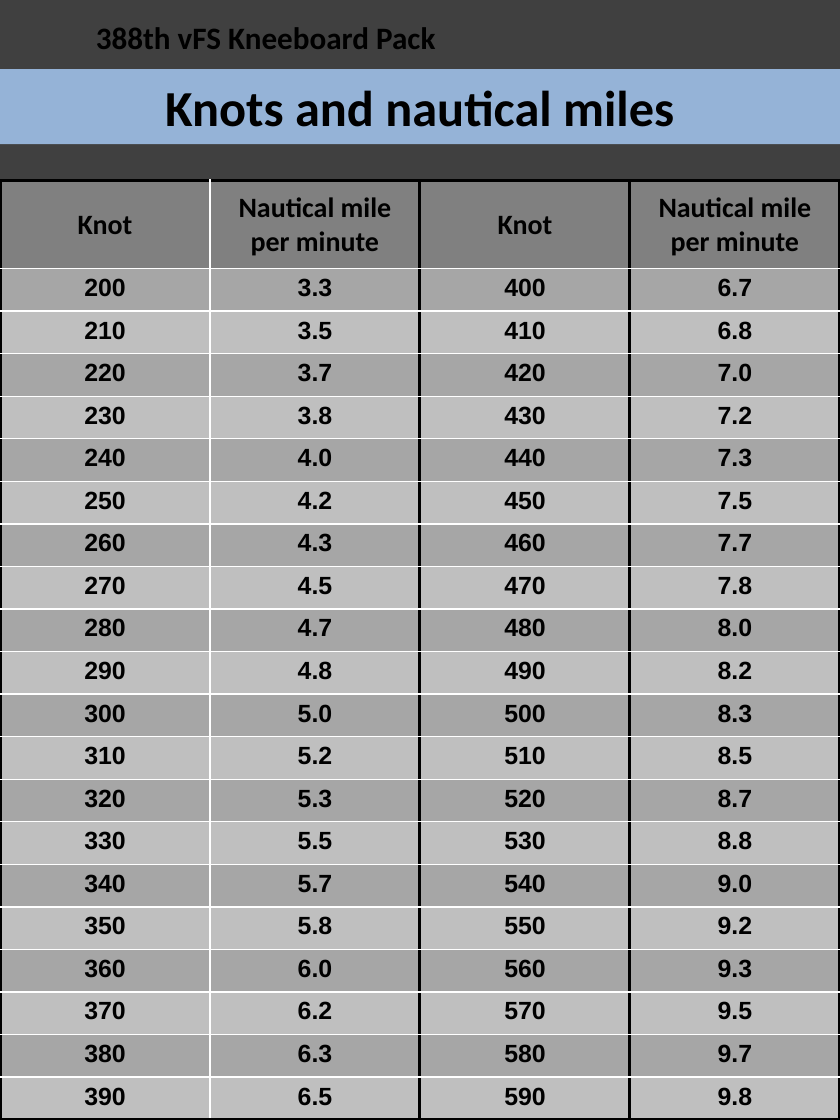
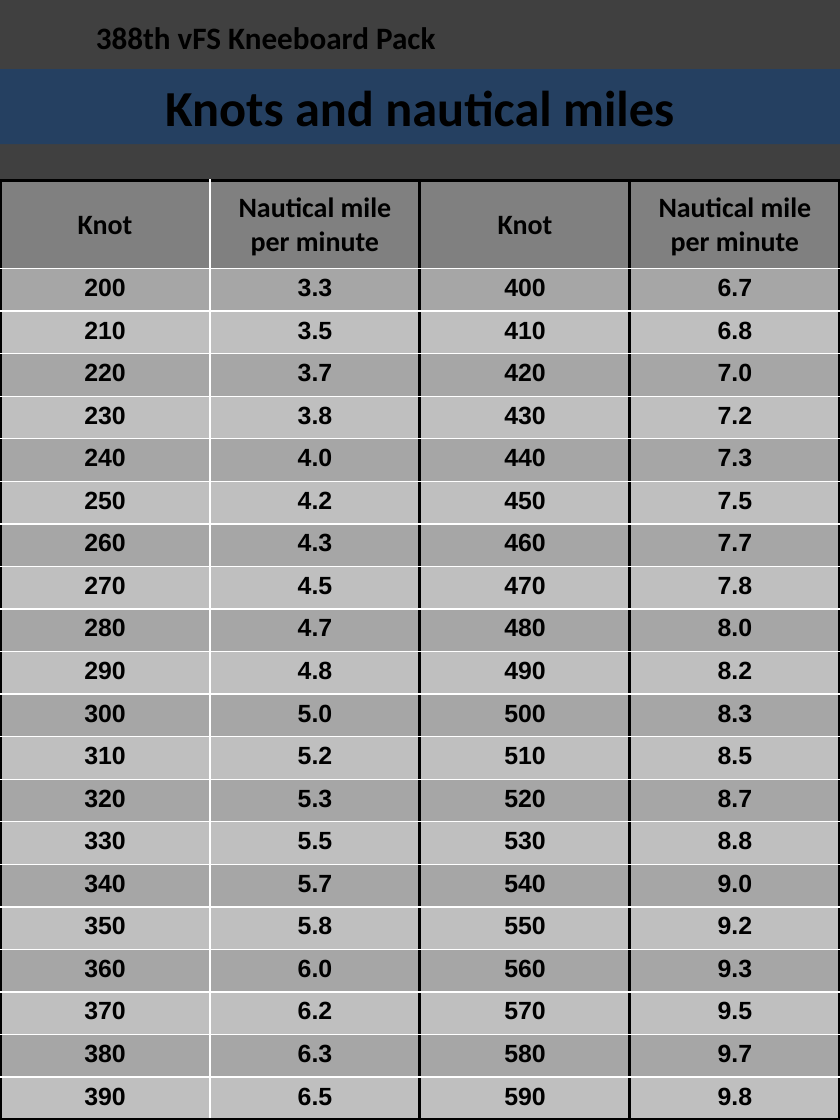
Before and after one commit to 132nd-vWing/132-TRP-388, a slide deck: slide 34 of Kneeboard Pack/388 Kneeboard Pack.pptx (slide 33 before the commit). Drawn at 840x1120 pixels with LibreOffice and Linux fonts; fonts in the diff are those of the drawing; background and template pictures are left out. Boxes give left, top, right and bottom in pixels: in the first picture for what was removed or moved away, otherwise in the second. Text is boxed around its words. In the diff, an @@ line names an element or a change of style, - is before the commit and + after.

```diff
--- a/Kneeboard Pack/388 Kneeboard Pack.pptx
+++ b/Kneeboard Pack/388 Kneeboard Pack.pptx
@@ title "Knots and nautical miles" at <box>0,69,840,144</box>: fill #95B3D7 to #254061 @@
```
Also in this commit, not shown: 14 other slides changed, 1 slide added.
